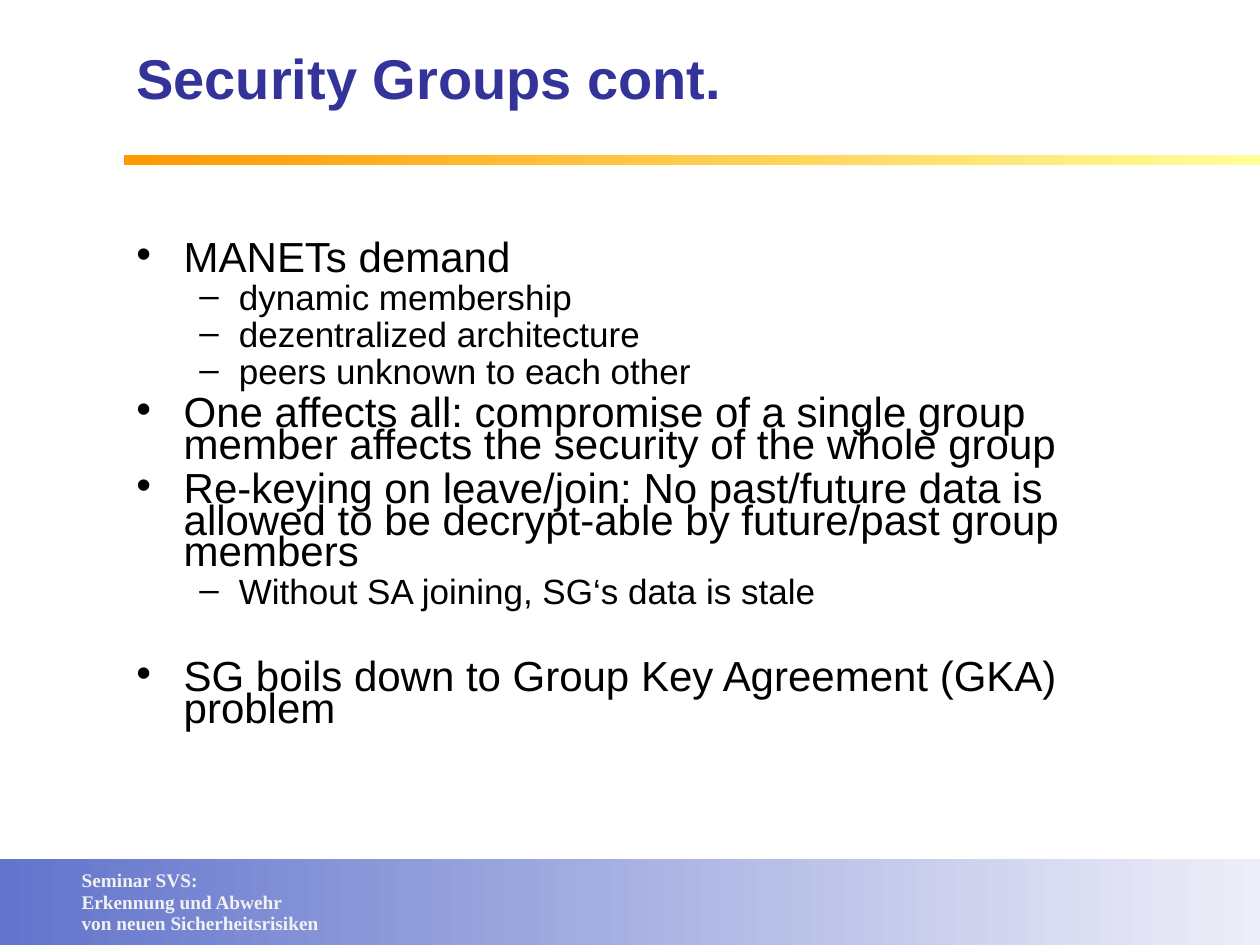
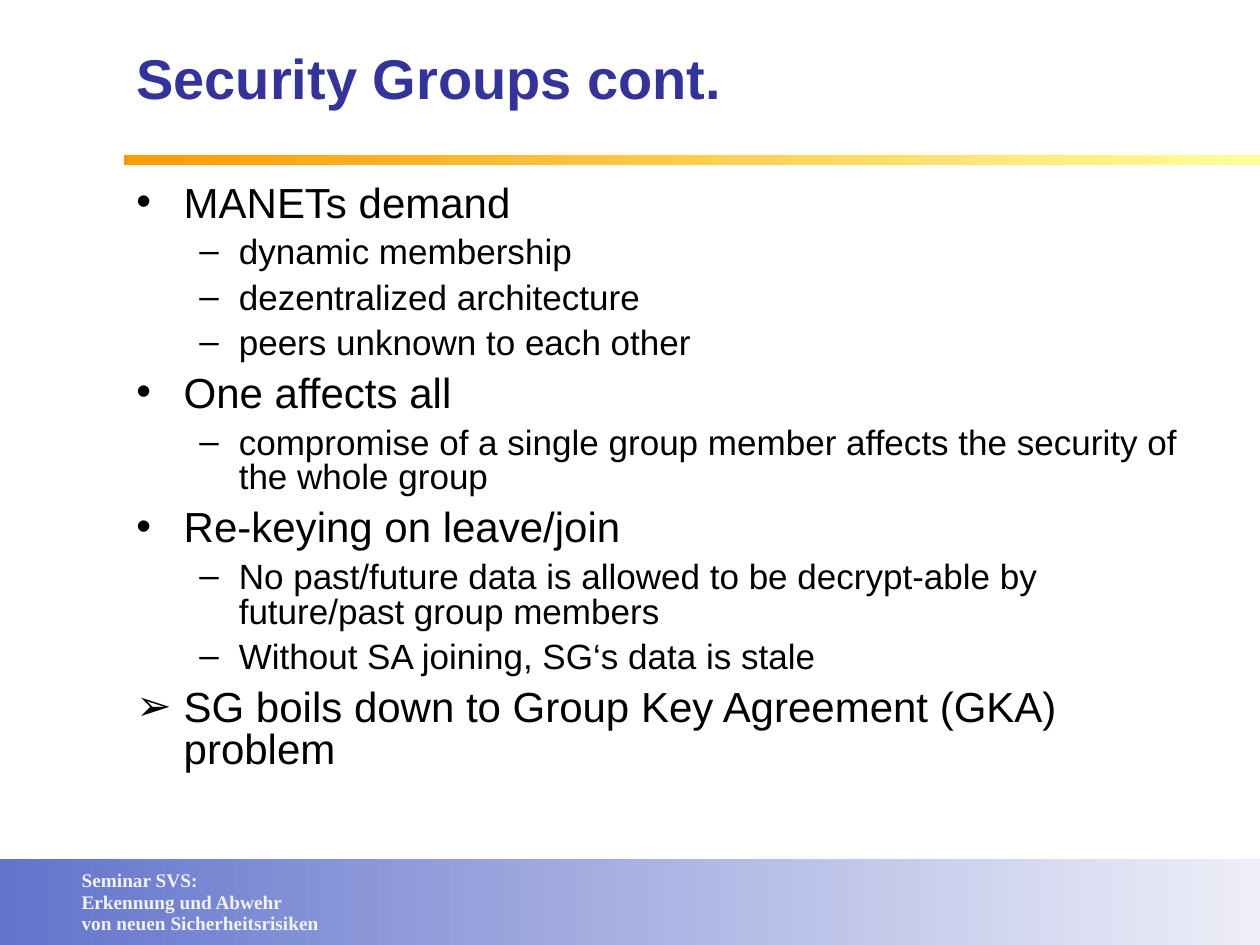
Before and after one commit to lemmy/SecuredSLP, a slide deck: slide 14 of doc/Service Discovery in open networks.ppt (slide 13 before the commit). Drawn at 1260x945 pixels with LibreOffice and Linux fonts; fonts in the diff are those of the drawing; background and template pictures are left out. Boxes give left, top, right and bottom in pixels: in the first picture for what was removed or moved away, otherwise in the second. Text is boxed around its words. In the diff, an @@ line names an element or a change of style, - is before the commit and + after.

Commit message:
minor edits security groups

```diff
--- a/doc/Service Discovery in open networks.ppt
+++ b/doc/Service Discovery in open networks.ppt
@@ text at (184, 187, 1057, 772): line spacing 0.63 to 0.83; bullet • to ➢ @@
@@ text at (184, 377, 1176, 631): text changed; size 24 to 20 pt @@
-• One affects all: compromise of a single group member affects the security of the whole group
-• Re-keying on leave/join: No past/future data is allowed to be decrypt-able by future/past group members
+• One affects all
+  – compromise of a single group member affects the security of the whole group
+• Re-keying on leave/join
+  – No past/future data is allowed to be decrypt-able by future/past group members
```
Also in this commit, not shown: 1 slide added.
